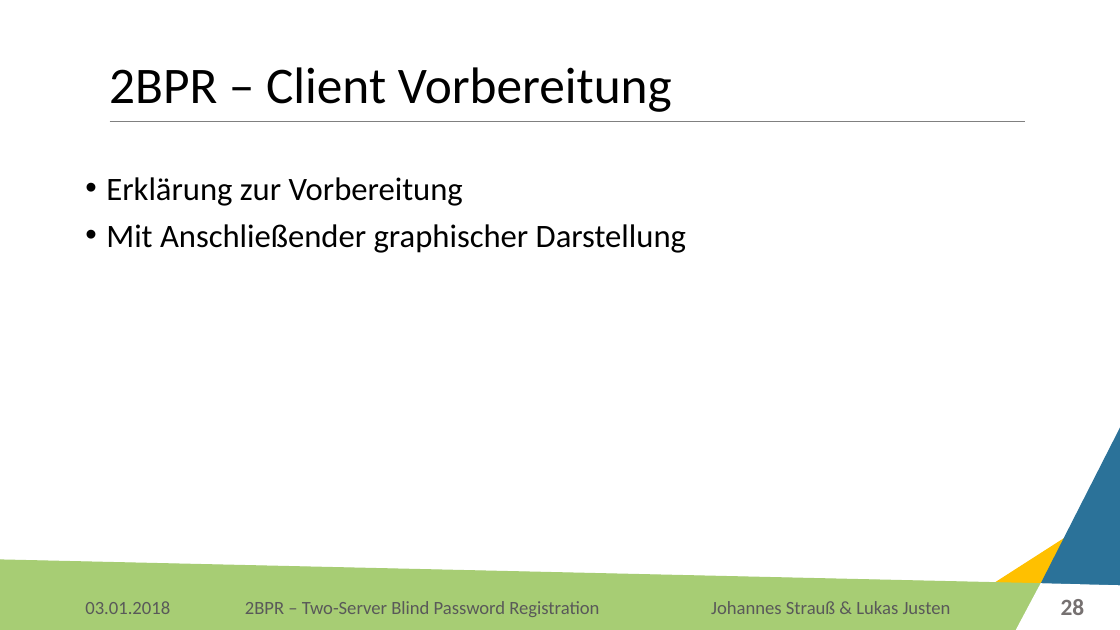
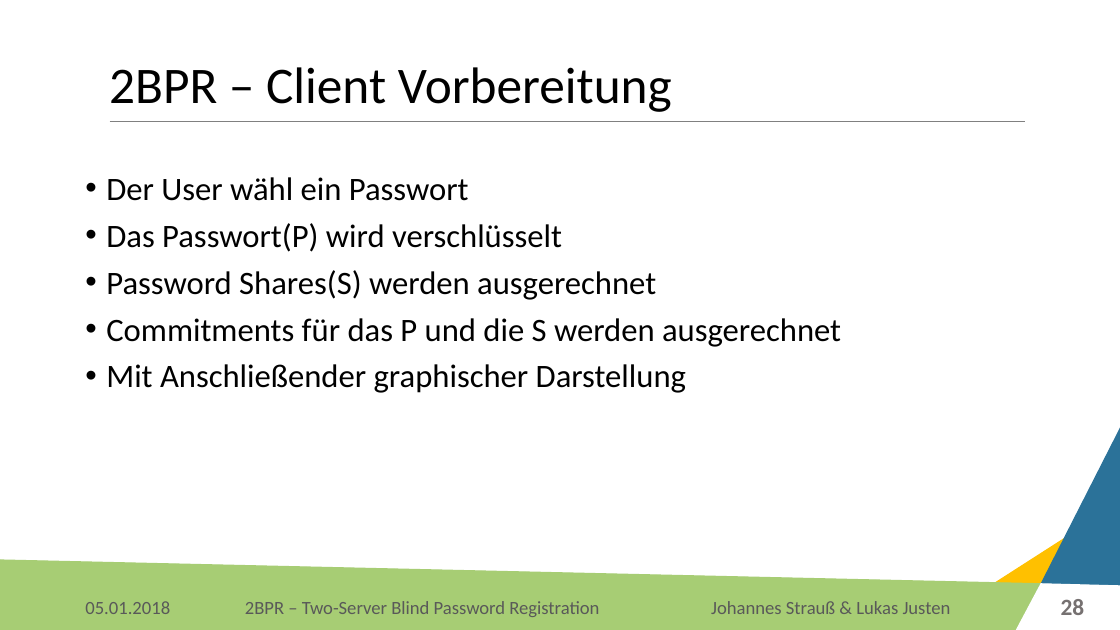
Before and after one commit to Lukas-Justen/IT-Security-2BPR, a slide deck: slide 28 of 2BPR.pptx. Drawn at 1120x630 pixels with LibreOffice and Linux fonts; fonts in the diff are those of the drawing; background and template pictures are left out. Boxes give left, top, right and bottom in pixels: in the first picture for what was removed or moved away, otherwise in the second. Text is boxed around its words. In the diff, an @@ line names an element or a change of style, - is before the commit and + after.

Commit message:
Erste Änderungen
Anfang an Client Preparation
erläuterung.

```diff
--- a/2BPR.pptx
+++ b/2BPR.pptx
@@ text at [106, 177, 841, 347]: text changed @@
-• Erklärung zur Vorbereitung
+• Der User wähl ein Passwort
+• Das Passwort(P) wird verschlüsselt
+• Password Shares(S) werden ausgerechnet
+• Commitments für das P und die S werden ausgerechnet
@@ text at [85, 601, 170, 614]: text changed @@
-03.01.2018
+05.01.2018
```
Also in this commit, not shown: 42 other slides changed.
